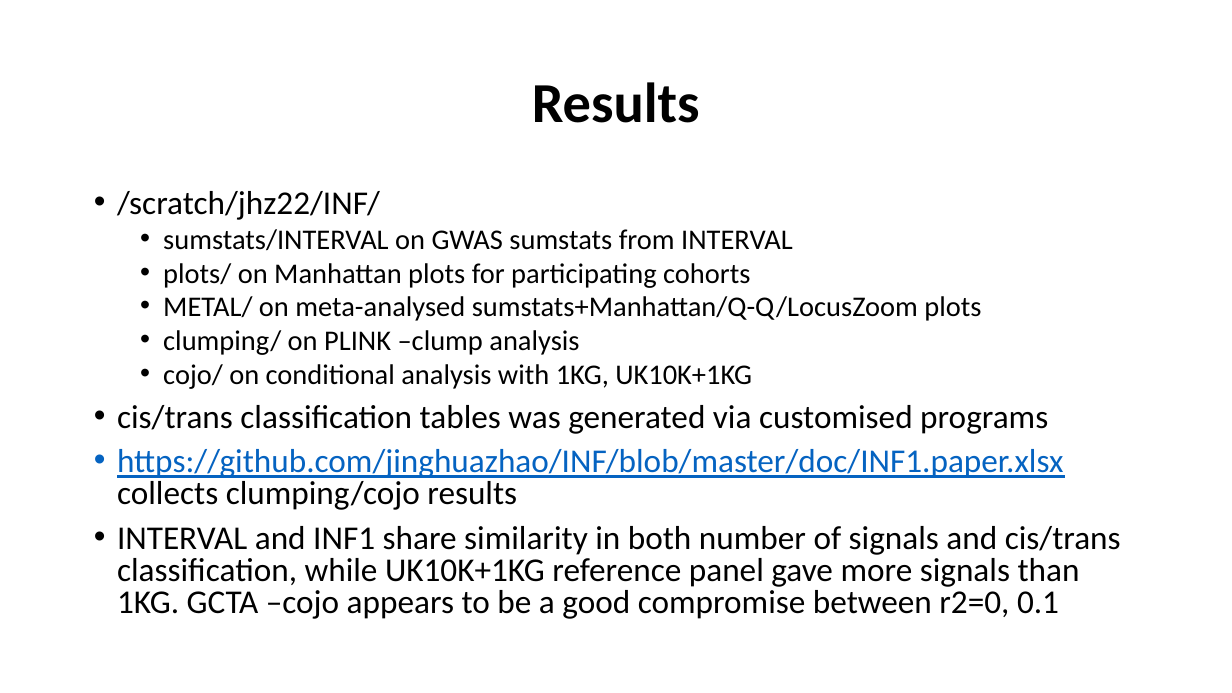
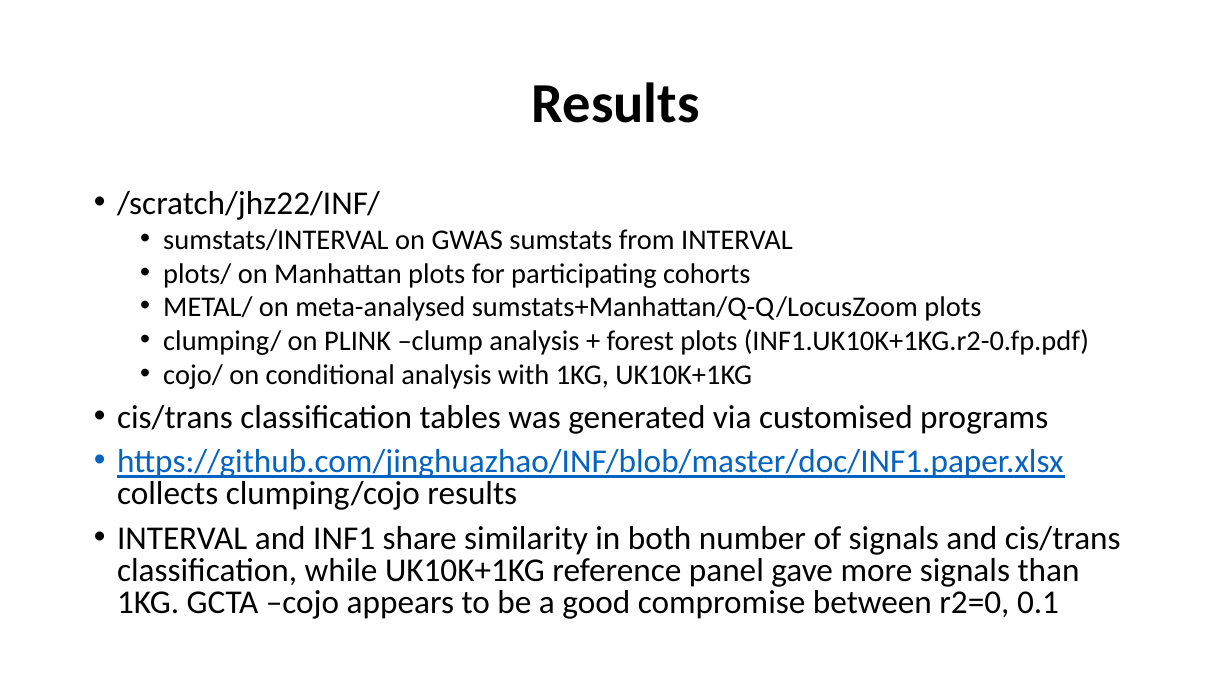
Before and after one commit to jinghuazhao/INF, a slide deck: slide 9 of doc/SCALLOP_INF1-120419.pptx. Drawn at 1232x693 pixels with LibreOffice and Linux fonts; fonts in the diff are those of the drawing. Boxes give left, top, right and bottom in pixels: in the first picture for what was removed or moved away, otherwise in the second. Text is boxed around its words. In the diff, an @@ line names an element or a change of style, - is before the commit and + after.

```diff
--- a/doc/SCALLOP_INF1-120419.pptx
+++ b/doc/SCALLOP_INF1-120419.pptx
@@ text at [163,329,1089,355]: text changed @@
-  • clumping/ on PLINK –clump analysis
+  • clumping/ on PLINK –clump analysis + forest plots (INF1.UK10K+1KG.r2-0.fp.pdf)
```
Also in this commit, not shown: 2 slides added.
